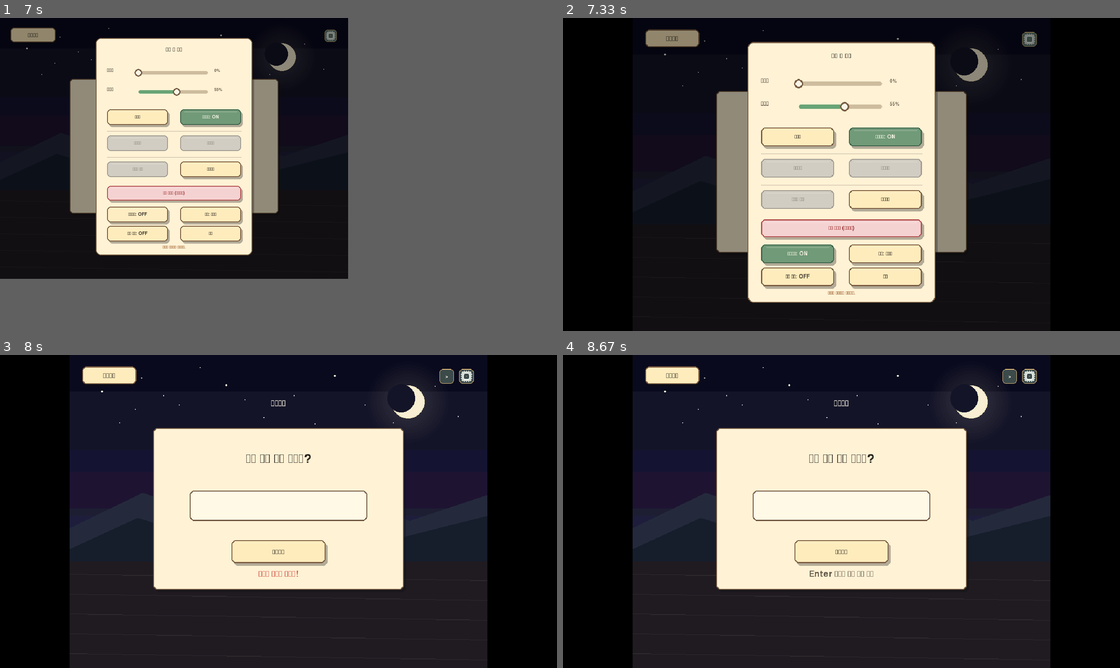
Above: before the commit, frames 1-4 (two rows, left to right).
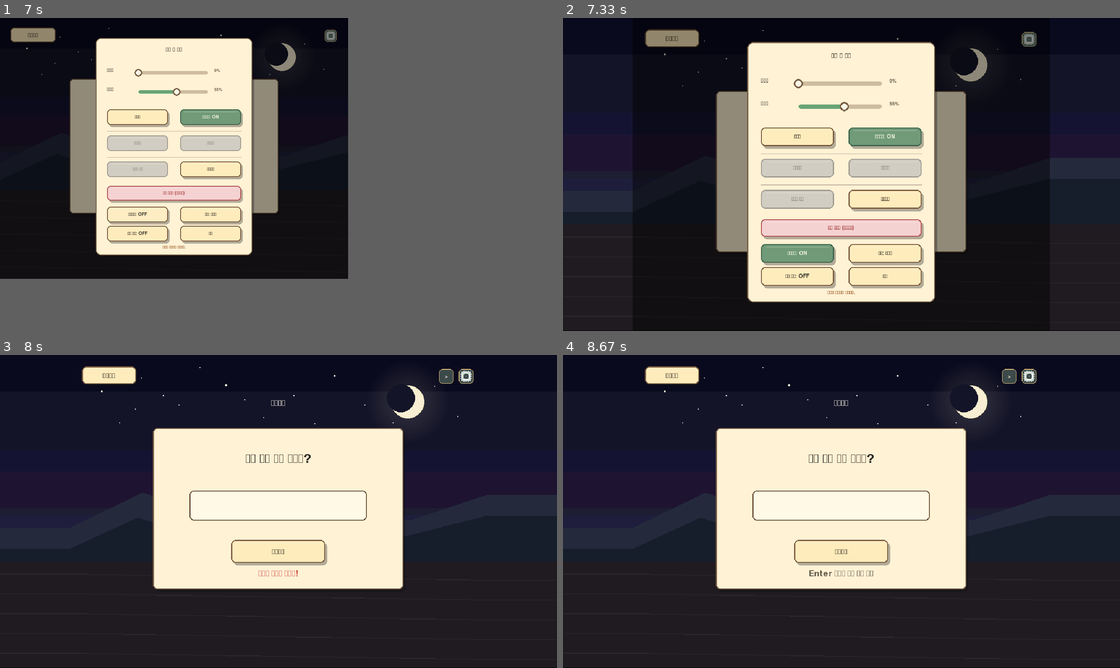
Above: after the commit, the same moments.

Repository: minulx-10/DreamFarm
Game: pygame game, started from main.py
Same seed, same stepped clock (60 frames per second), same inputs: the game is played once before the commit and once after it.
Inputs (mouse positions are in pixels of both pictures, inside the frame that each line leads up to):
- Up to frame 1 (7 s): click (172, 136) at 0.38 s; tap Space at 0.67 s; press the mouse at (328, 36) at 1.03 s; move the mouse to (250, 80) at 1.13 s; release the mouse at (167, 124) at 1.27 s; press the mouse at (139, 233) at 1.37 s; move the mouse to (139, 193) at 1.47 s; release the mouse at (139, 149) at 1.6 s; press the mouse at (211, 168) at 1.7 s; move the mouse to (150, 177) at 1.8 s; release the mouse at (89, 187) at 1.93 s; press the mouse at (211, 168) at 2.03 s; move the mouse to (189, 202) at 2.13 s; release the mouse at (167, 240) at 2.27 s; press the mouse at (139, 233) at 2.93 s; move the mouse to (172, 168) at 3.03 s; release the mouse at (206, 102) at 3.17 s; press the mouse at (194, 196) at 5.1 s; move the mouse to (239, 158) at 5.2 s; move the mouse to (289, 121) at 5.3 s; release the mouse at (289, 121) at 5.33 s; press the mouse at (172, 74) at 5.43 s; move the mouse to (144, 80) at 5.53 s; move the mouse to (116, 89) at 5.63 s; release the mouse at (116, 89) at 5.67 s; press the mouse at (139, 168) at 6.17 s; move the mouse to (111, 155) at 6.27 s; release the mouse at (89, 143) at 6.4 s; move the mouse to (139, 215) at 6.97 s
- Up to frame 2 (7.33 s): press the mouse at (702, 215) at 7 s; move the mouse to (757, 215) at 7.1 s; release the mouse at (813, 215) at 7.23 s; move the mouse to (702, 215) at 7.3 s
- Up to frame 3 (8 s): press the mouse at (139, 552) at 7.33 s; move the mouse to (284, 508) at 7.43 s; release the mouse at (428, 467) at 7.57 s; tap Enter at 7.63 s
- Up to frame 4 (8.67 s): move the mouse to (1047, 577) at 8 s; tap Space at 8.03, 8.33 s

Frame 1 is identical in both runs. In frame 2, 26% of the frame differs, in the area x 0-100%, y 0-100%; in frame 3, 26%; in frame 4, 26%.

Commit message:
feat: 화면 비율 적응형 UI — 적응형 캔버스 + 배경 블리드 + 가장자리 앵커 HUD
고정 800x600 레터박스 → 화면 비율에 맞춘 적응형 캔버스. 800x600 안전영역을
가운데 두고 배경(하늘/산/잔디)을 가장자리로 이어 그려 검은 여백 제거
(core/layout.py bleed_edges). 씬/UI는 안전영역 서브서피스에 그대로 그림(씬 무수정).
상/하 HUD 바는 캔버스 폭까지 확장(draw_top_bar/draw_bottom_bar 부모 감지).
창 모드 RESIZABLE + 리사이즈 재계산, 입력 좌표 역보정. 4:3은 기존과 동일.
4:3/16:9/21:9 · 타이틀/밭/미니게임/선택/갤러리 헤드리스 렌더 + 실기동 확인.

Co-Authored-By: Claude Opus 4.8 <noreply@anthropic.com>

Diff:
--- a/core/assets.py
+++ b/core/assets.py
@@ -694,6 +694,9 @@
         pygame.draw.rect(screen, speck, (dirt_rect.x + sx_, dirt_rect.y + sy_, ss, ss))
     pygame.draw.rect(screen, _mix_color(dd, BLACK, 0.10), dirt_rect, 3, border_radius=12)
 
+    from core.layout import bleed_edges
+    bleed_edges(screen)   # 적응형: 안전영역 밖 여백을 잔디/하늘로 이어 채움(4:3이면 무동작)
+
 
 _FOOD_SPRITE = {"apple": "food_apple", "potato": "food_potato", "rice": "food_rice"}
 
--- /dev/null
+++ b/core/layout.py
@@ -0,0 +1,72 @@
+# -*- coding: utf-8 -*-
+"""적응형 캔버스 레이아웃.
+
+게임은 800x600(4:3) '안전영역(safe area)'에 맞춰 구성돼 있다. 화면 비율이 4:3이 아니면,
+안전영역을 그대로 두고 **캔버스를 화면 비율에 맞게 키워** 안전영역을 가운데 두고 남는 가장자리는
+배경으로 채운다(레터박스 검은 여백 제거). 씬은 여전히 800x600 좌표로 그리며(안전영역 서브서피스에
+그린다), 배경 함수가 가장자리 여백을 이어 그린다(core.ui.bleed_edges 참고).
+
+- `set_viewport(win_w, win_h)` : 실제 창 크기에서 캔버스 크기·안전영역 오프셋을 계산한다.
+- `canvas_w/canvas_h`          : 이번 프레임 캔버스 크기(안전영역 + 여백).
+- `safe_x/safe_y`              : 캔버스 안에서 안전영역(800x600)의 좌상단 오프셋.
+"""
+
+SAFE_W, SAFE_H = 800, 600
+# 캔버스 폭/높이 상한 — 극단적 울트라와이드/세로에서 여백이 과하게 늘어나는 걸 막는다.
+# (상한을 넘는 비율은 약간의 레터박스가 다시 생기지만, 그 안은 배경으로 꽉 찬다.)
+MAX_W, MAX_H = 1280, 960
+
+canvas_w, canvas_h = SAFE_W, SAFE_H
+safe_x, safe_y = 0, 0
+
+
+def set_viewport(win_w, win_h):
+    """실제 창 비율에 맞춰 캔버스 크기와 안전영역 오프셋을 정한다."""
+    global canvas_w, canvas_h, safe_x, safe_y
+    if win_w <= 0 or win_h <= 0:
+        return
+    aspect = win_w / win_h
+    if aspect >= SAFE_W / SAFE_H:          # 4:3보다 넓음 → 좌우로 확장
+        canvas_h = SAFE_H
+        canvas_w = max(SAFE_W, min(MAX_W, round(SAFE_H * aspect)))
+    else:                                  # 4:3보다 김(세로) → 상하로 확장
+        canvas_w = SAFE_W
+        canvas_h = max(SAFE_H, min(MAX_H, round(SAFE_W / aspect)))
+    safe_x = (canvas_w - SAFE_W) // 2
+    safe_y = (canvas_h - SAFE_H) // 2
+
+
+def safe_rect():
+    import pygame
+    return pygame.Rect(safe_x, safe_y, SAFE_W, SAFE_H)
+
+
+def canvas_size():
+    return (canvas_w, canvas_h)
+
+
+def bleed_edges(screen):
+    """안전영역(서브서피스) 밖 여백을 가장자리 배경의 세로/가로 연장으로 채운다.
+    배경을 그린 '직후'(UI 그리기 전)에 호출해야 UI가 아니라 배경만 늘어난다. 4:3(여백 0)이면 무동작.
+    (core.ui.draw_story_backdrop·core.assets.draw_tiled_background 끝에서 호출)"""
+    import pygame
+    parent = screen.get_parent()
+    if not parent:
+        return
+    ox, oy = screen.get_offset()
+    pw, ph = parent.get_size()
+    sw, sh = screen.get_size()
+    if ox > 0:                                   # 왼쪽 여백 — 안전영역 왼쪽 한 열을 늘림
+        col = screen.subsurface((0, 0, 1, sh)).copy()
+        parent.blit(pygame.transform.scale(col, (ox, sh)), (0, oy))
+    rw = pw - (ox + sw)
+    if rw > 0:                                   # 오른쪽 여백
+        col = screen.subsurface((sw - 1, 0, 1, sh)).copy()
+        parent.blit(pygame.transform.scale(col, (rw, sh)), (ox + sw, oy))
+    if oy > 0:                                   # 위 여백 — (좌우 채운 뒤) 전체 폭 한 행을 늘림
+        row = parent.subsurface((0, oy, pw, 1)).copy()
+        parent.blit(pygame.transform.scale(row, (pw, oy)), (0, 0))
+    bh = ph - (oy + sh)
+    if bh > 0:                                   # 아래 여백
+        row = parent.subsurface((0, oy + sh - 1, pw, 1)).copy()
+        parent.blit(pygame.transform.scale(row, (pw, bh)), (0, oy + sh))
--- a/core/ui.py
+++ b/core/ui.py
@@ -163,6 +163,9 @@
 ]
 
 
+from core.layout import bleed_edges   # 적응형 캔버스 여백 채우기(재노출)
+
+
 def draw_story_backdrop(screen, mood="night"):
     if mood == "nightmare":
         # 악)몽중농원 — 검붉은 하늘과 핏빛 달
@@ -268,6 +271,8 @@
     for y in range(420, 600, 38):
         pygame.draw.line(screen, mix_color(ground, WHITE, 0.07), (0, y), (800, y + 12), 1)
 
+    bleed_edges(screen)   # 적응형: 안전영역 밖 여백을 배경으로 이어 채움(4:3이면 무동작)
+
 
 def draw_multiline_text(screen, text, font, color, x, y, max_width, line_gap=4, max_lines=None):
     lines = wrap_text(text, font, max_width, max_lines)
@@ -365,8 +370,17 @@
 
 
 def draw_top_bar(screen, show_stats=True):
-    panel_rect = pygame.Rect(14, 12, 772, 56)
-    draw_panel(screen, panel_rect, fill=(44, 57, 58), border=(229, 192, 124), radius=10)
+    # 적응형(가장자리 앵커): 넓은 화면에선 바를 캔버스 폭까지 늘려 그린다. 내용(제목·타이머·점수)은
+    # 안전영역 좌표 그대로 두어 가운데 정렬을 유지한다. 4:3(여백 0)이면 기존과 동일.
+    parent = screen.get_parent()
+    if parent:
+        ox, oy = screen.get_offset()
+        pw = parent.get_size()[0]
+        draw_panel(parent, pygame.Rect(14, oy + 12, pw - 28, 56),
+                   fill=(44, 57, 58), border=(229, 192, 124), radius=10)
+    else:
+        draw_panel(screen, pygame.Rect(14, 12, 772, 56),
+                   fill=(44, 57, 58), border=(229, 192, 124), radius=10)
 
     font = get_font(23)
     small_font = get_font(14)
@@ -398,8 +412,16 @@
 
 
 def draw_bottom_bar(screen, obj_name, obj_desc):
-    panel_rect = pygame.Rect(18, 486, 764, 98)
-    draw_panel(screen, panel_rect, fill=(252, 238, 211), border=(119, 90, 64), radius=10)
+    # 적응형(가장자리 앵커): 넓은 화면에선 하단 바를 캔버스 폭까지 늘린다. 글은 안전영역 좌표 유지.
+    parent = screen.get_parent()
+    if parent:
+        ox, oy = screen.get_offset()
+        pw = parent.get_size()[0]
+        draw_panel(parent, pygame.Rect(18, oy + 486, pw - 36, 98),
+                   fill=(252, 238, 211), border=(119, 90, 64), radius=10)
+    else:
+        draw_panel(screen, pygame.Rect(18, 486, 764, 98),
+                   fill=(252, 238, 211), border=(119, 90, 64), radius=10)
 
     font_name = get_font(22)
     font_desc = get_font(16)
--- a/game_main.py
+++ b/game_main.py
@@ -76,11 +76,14 @@
     # 디스플레이 초기화 변수
     # 안드로이드는 창 개념이 없고 항상 전체화면이므로, 시작부터 전체화면 스케일 모드로 둔다.
     # (800x600 가상 캔버스를 기기 해상도에 4:3 레터박스로 맞춰 그린다.)
+    from core import layout
     is_fullscreen = IS_ANDROID
     current_nightmare = False
     screen = None
     offset_x, offset_y = 0, 0
     target_w, target_h = 800, 600
+    virtual_screen = None       # 적응형 캔버스(안전영역+여백). 크기는 창 비율에 따라 변한다.
+    safe_sub = None             # 캔버스 안 800x600 안전영역 서브서피스 — 씬/UI는 여기에 그린다.
 
     def update_display_mode():
         nonlocal screen, current_nightmare, is_fullscreen, offset_x, offset_y, target_w, target_h
@@ -103,34 +106,47 @@
                     screen = pygame.display.set_mode((w, h), pygame.DOUBLEBUF)
                     is_fullscreen = False
         else:
-            screen = pygame.display.set_mode((w, h), pygame.DOUBLEBUF)
+            # 창 모드도 크기 조절 가능(RESIZABLE) — 창 비율을 바꾸면 적응형 캔버스가 따라온다.
+            # (데스크톱 한정. 안드로이드는 항상 위 전체화면 분기를 탄다.) 리사이즈 이벤트는
+            # RESIZE_EVENTS → recompute_layout 에서 새 크기로 다시 계산한다.
+            flags = pygame.DOUBLEBUF | (0 if IS_ANDROID else pygame.RESIZABLE)
+            screen = pygame.display.set_mode((w, h), flags)
 
         # 설정창의 '전체화면' 토글 라벨이 실제 상태를 반영하도록 game_state에 동기화한다.
         game_state.is_fullscreen = is_fullscreen
         _apply_scaling(*screen.get_size())
 
     def _apply_scaling(actual_w, actual_h):
-        # 4:3 종횡비를 유지하며 스케일. '정수 배율'이 꽉 채우는 배율에 충분히 가까우면(≥80%)
-        # 정수로 스냅해 픽셀이 또렷하게 보이게 한다(1440p·4K 등에서 효과). 정수 배율이 너무 작아지는
-        # 해상도(1080p·720p 등)에서는 기존처럼 꽉 채우는 배율을 써서 화면이 작아지지 않게 한다.
-        nonlocal offset_x, offset_y, target_w, target_h
+        # 적응형: 화면 비율에 맞춰 캔버스(안전영역 800x600 + 좌우/상하 여백)를 정하고, 그 캔버스를
+        # 창에 '꽉 차게' 스케일한다(비율이 같아 레터박스 없음; 상한 초과 울트라와이드만 약간 남음).
+        nonlocal offset_x, offset_y, target_w, target_h, virtual_screen, safe_sub
         if actual_h <= 0:
             return
-        fit = min(actual_w / 800.0, actual_h / 600.0)   # 레터박스로 꽉 채우는 배율
-        isc = int(fit)                                   # 가장 큰 정수 배율
-        # 2배 이상이 들어가는 고해상도(1440p·4K 등)에서만 정수로 스냅해 픽셀을 또렷하게.
-        # 720p·1080p처럼 정수 배율이 1배뿐인 해상도는 기존처럼 꽉 채워 작아지지 않게 한다.
-        scale = isc if (isc >= 2 and isc >= fit * 0.8) else fit
-        target_w = int(800 * scale)
-        target_h = int(600 * scale)
+        layout.set_viewport(actual_w, actual_h)
+        cw, ch = layout.canvas_size()
+        if virtual_screen is None or virtual_screen.get_size() != (cw, ch):
+            virtual_screen = pygame.Surface((cw, ch))
+            safe_sub = virtual_screen.subsurface(layout.safe_rect())
+        scale = min(actual_w / cw, actual_h / ch)        # 캔버스를 창에 꽉 채우는 배율
+        target_w = int(cw * scale)
+        target_h = int(ch * scale)
         offset_x = (actual_w - target_w) // 2
         offset_y = (actual_h - target_h) // 2
 
     def recompute_layout():
-        # 폴더블 접기/펼치기 등으로 창 크기가 바뀌면 실제 화면 크기에 맞춰 레터박스를 다시 계산한다.
-        # set_mode 를 다시 부르지 않고(안드로이드에서 위험) 현재 표면 크기만 읽어 반영한다.
+        # 창 크기 변경(데스크톱 리사이즈·폴더블 접기/펼치기·회전) 시 적응형 캔버스를 다시 계산한다.
         nonlocal screen
-        surf = pygame.display.get_surface()
+        if is_fullscreen or IS_ANDROID:
+            # 전체화면/안드로이드: 표면이 자동으로 새 크기를 가진다. set_mode 재호출은 안드로이드에서 위험.
+            surf = pygame.display.get_surface()
+        else:
+            # 데스크톱 창 리사이즈: RESIZABLE 창은 새 크기로 set_mode 를 다시 불러야 표면이 갱신된다.
+            try:
+                nw, nh = pygame.display.get_window_size()
+                surf = pygame.display.set_mode((max(480, nw), max(360, nh)),
+                                               pygame.DOUBLEBUF | pygame.RESIZABLE)
+            except Exception:
+                surf = pygame.display.get_surface()
         if surf is not None:
             screen = surf
             _apply_scaling(*surf.get_size())
@@ -158,15 +174,15 @@
     # #14 Check for 2nd playthrough
     apply_second_run()
 
-    # 가상 화면 800x600 버퍼 생성
-    virtual_screen = pygame.Surface((800, 600))
-
-    # 마우스 좌표 역계산(역배율 스케일링)을 위한 변환 함수 및 get_pos 재정의 (종횡비 보정 반영)
+    # (가상 캔버스 virtual_screen / 안전영역 safe_sub 는 _apply_scaling 에서 생성됨)
+
+    # 마우스 좌표 역계산: 실제 창 좌표 → 캔버스 좌표 → 안전영역(800x600) 로컬 좌표
     def to_virtual_pos(pos):
-        mx = pos[0] - offset_x
-        my = pos[1] - offset_y
-        vx = int(mx * 800.0 / target_w)
-        vy = int(my * 600.0 / target_h)
+        cw, ch = layout.canvas_size()
+        cx = (pos[0] - offset_x) * cw / max(1, target_w)
+        cy = (pos[1] - offset_y) * ch / max(1, target_h)
+        vx = int(cx - layout.safe_x)
+        vy = int(cy - layout.safe_y)
         return max(0, min(799, vx)), max(0, min(599, vy))
 
     orig_get_pos = pygame.mouse.get_pos
@@ -375,8 +391,9 @@
                 mapped_events.append(mapped_event)
             elif event.type == pygame.MOUSEMOTION:
                 vx, vy = to_virtual_pos(event.pos)
-                vrx = int(event.rel[0] * 800.0 / target_w)
-                vry = int(event.rel[1] * 600.0 / target_h)
+                _cw, _ch = layout.canvas_size()   # 드래그 델타는 캔버스 기준 역배율(안전영역 배율과 동일)
+                vrx = int(event.rel[0] * _cw / max(1, target_w))
+                vry = int(event.rel[1] * _ch / max(1, target_h))
                 mapped_event = pygame.event.Event(event.type, pos=(vx, vy), rel=(vrx, vry), buttons=event.buttons)
                 mapped_events.append(mapped_event)
             else:
@@ -429,8 +446,10 @@
         # 스팀 콜백 처리 (연동 없으면 no-op) — 도전과제 해제 오버레이 알림 등에 필요
         steam.run_callbacks()
 
-        # 3. 모든 그리기 연산은 800x600 가상 화면 버퍼에 수행
-        current_scene_obj.draw(virtual_screen)
+        # 3. 프레임 시작: 캔버스 여백 초기화(배경이 못 채우는 씬 대비) 후, 씬/UI 는 안전영역(safe_sub)에 그린다.
+        #    배경 함수(draw_story_backdrop·draw_tiled_background)가 안전영역 밖 여백을 배경으로 이어 채운다.
+        virtual_screen.fill((0, 0, 0))
+        current_scene_obj.draw(safe_sub)
 
         # 배속 토글 버튼 그리기 (설정창·종료창이 닫혀 있고, 미니게임 씬이 아닐 때만 — 점수 가림 방지)
         if (not game_state.request_quit and not settings_overlay.open
@@ -442,15 +461,15 @@
             if hovered_ff:
                 from core.ui import mix_color
                 bg_ff = mix_color(bg_ff, (250, 246, 231), 0.2)
-            pygame.draw.rect(virtual_screen, bg_ff, ff_btn, border_radius=7)
-            pygame.draw.rect(virtual_screen, (229, 192, 124), ff_btn, 1, border_radius=7)
+            pygame.draw.rect(safe_sub, bg_ff, ff_btn, border_radius=7)
+            pygame.draw.rect(safe_sub, (229, 192, 124), ff_btn, 1, border_radius=7)
 
             # 화살표 기호 '>>' 렌더링
             from core.assets import get_font
             font_ver = get_font(12)
             symbol = ">>" if ff_active else ">"
             text_surf = font_ver.render(symbol, True, (250, 246, 231))
-            virtual_screen.blit(text_surf, (ff_btn.centerx - text_surf.get_width() // 2, ff_btn.centery - text_surf.get_height() // 2))
+            safe_sub.blit(text_surf, (ff_btn.centerx - text_surf.get_width() // 2, ff_btn.centery - text_surf.get_height() // 2))
 
         # 좌상단 디버그 버전 표시 (회색 소형 텍스트) — core/version.py 한 곳에서 관리
         try:
@@ -464,15 +483,15 @@
                 vbg = pygame.Surface(vbox.size, pygame.SRCALPHA)
                 vbg.fill((20, 24, 28, 200))
                 pygame.draw.rect(vbg, (120, 130, 120, 200), vbg.get_rect(), 1, border_radius=5)
-                virtual_screen.blit(vbg, vbox.topleft)
-                virtual_screen.blit(ver_surf, (vbox.x + 6, vbox.y + 3))
+                safe_sub.blit(vbg, vbox.topleft)
+                safe_sub.blit(ver_surf, (vbox.x + 6, vbox.y + 3))
         except Exception:
             pass
 
-        settings_overlay.draw(virtual_screen, show_button=game_state.current_scene not in MINIGAME_SCENES)
-        quit_overlay.draw(virtual_screen)
-        dev_overlay.draw(virtual_screen)
-        achievements.draw(virtual_screen)   # 업적 토스트는 항상 맨 위에
+        settings_overlay.draw(safe_sub, show_button=game_state.current_scene not in MINIGAME_SCENES)
+        quit_overlay.draw(safe_sub)
+        dev_overlay.draw(safe_sub)
+        achievements.draw(safe_sub)   # 업적 토스트는 항상 맨 위에
 
         # 창 포커스 분실 일시정지 오버레이 반사
         if game_state.paused:
@@ -486,9 +505,9 @@
             txt_sub = font_sub.render("화면을 클릭하거나 아무 키를 눌러 재개", True, (168, 150, 130))
             pause_veil.blit(txt_pause, (400 - txt_pause.get_width() // 2, 276))
             pause_veil.blit(txt_sub, (400 - txt_sub.get_width() // 2, 318))
-            virtual_screen.blit(pause_veil, (0, 0))
-
-        # 4. 가상 화면을 실제 물리 창 해상도로 스케일링 복사 (종횡비 유지 검은 띠 적용)
+            safe_sub.blit(pause_veil, (0, 0))
+
+        # 4. 적응형 캔버스 전체를 실제 창 해상도로 스케일링 복사(비율 일치 → 꽉 참; 상한 초과분만 여백)
         scaled_screen = pygame.transform.scale(virtual_screen, (target_w, target_h))
         screen.fill((0, 0, 0))
         screen.blit(scaled_screen, (offset_x, offset_y))
Not shown, changed: CHANGELOG.md
Not shown, changed: HANDOFF.md
